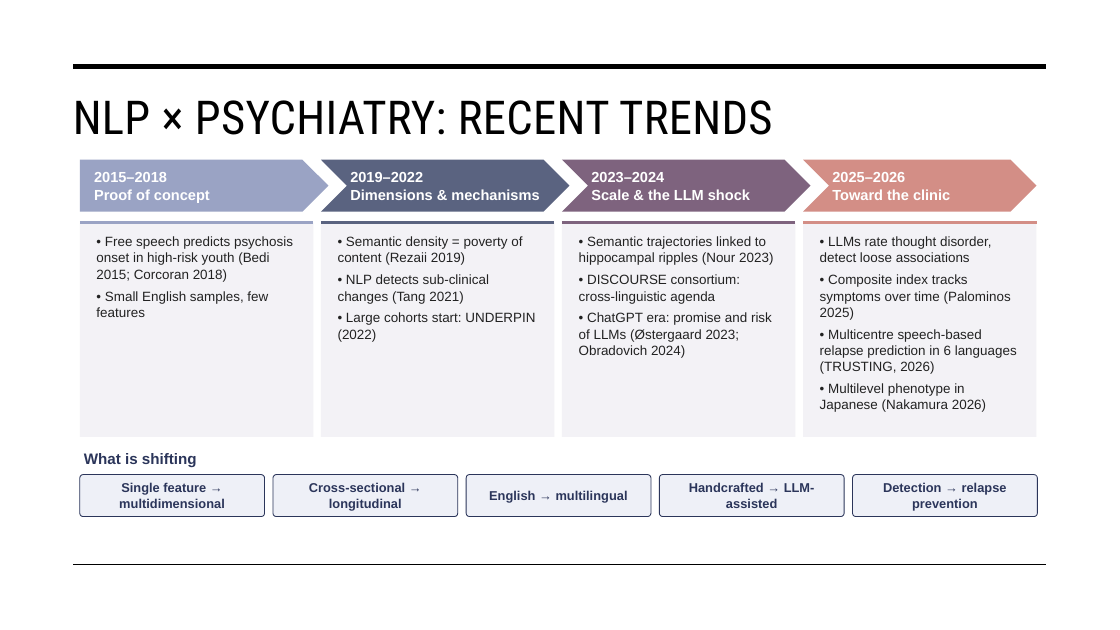
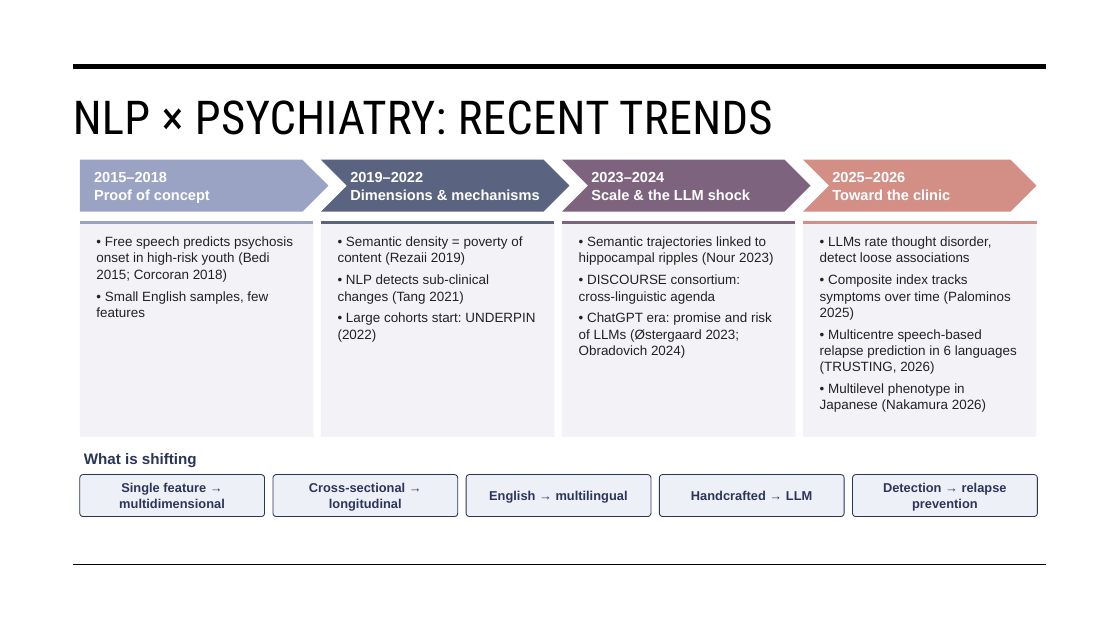
Before and after one commit to hironobu0529/NLP, a slide deck: slide 3 of presentations/MBI2026/NLP_HN_MBI2026_EN.pptx. Drawn at 1120x630 pixels with LibreOffice and Linux fonts; fonts in the diff are those of the drawing. Boxes give left, top, right and bottom in pixels: in the first picture for what was removed or moved away, otherwise in the second. Text is boxed around its words. In the diff, an @@ line names an element or a change of style, - is before the commit and + after.

```diff
--- a/presentations/MBI2026/NLP_HN_MBI2026_EN.pptx
+++ b/presentations/MBI2026/NLP_HN_MBI2026_EN.pptx
@@ text at box(691, 490, 812, 500): text changed @@
-Handcrafted → LLM-assisted
+Handcrafted → LLM
```
Also in this commit, not shown: 1 other file.
